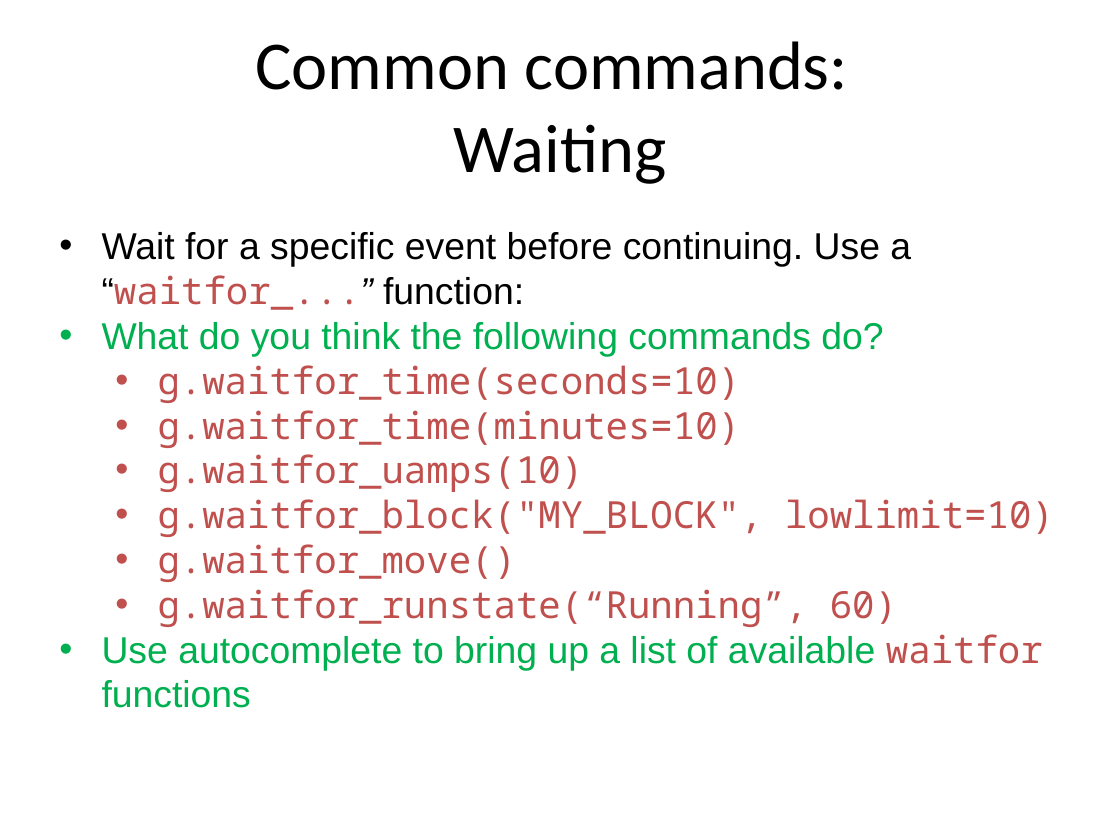
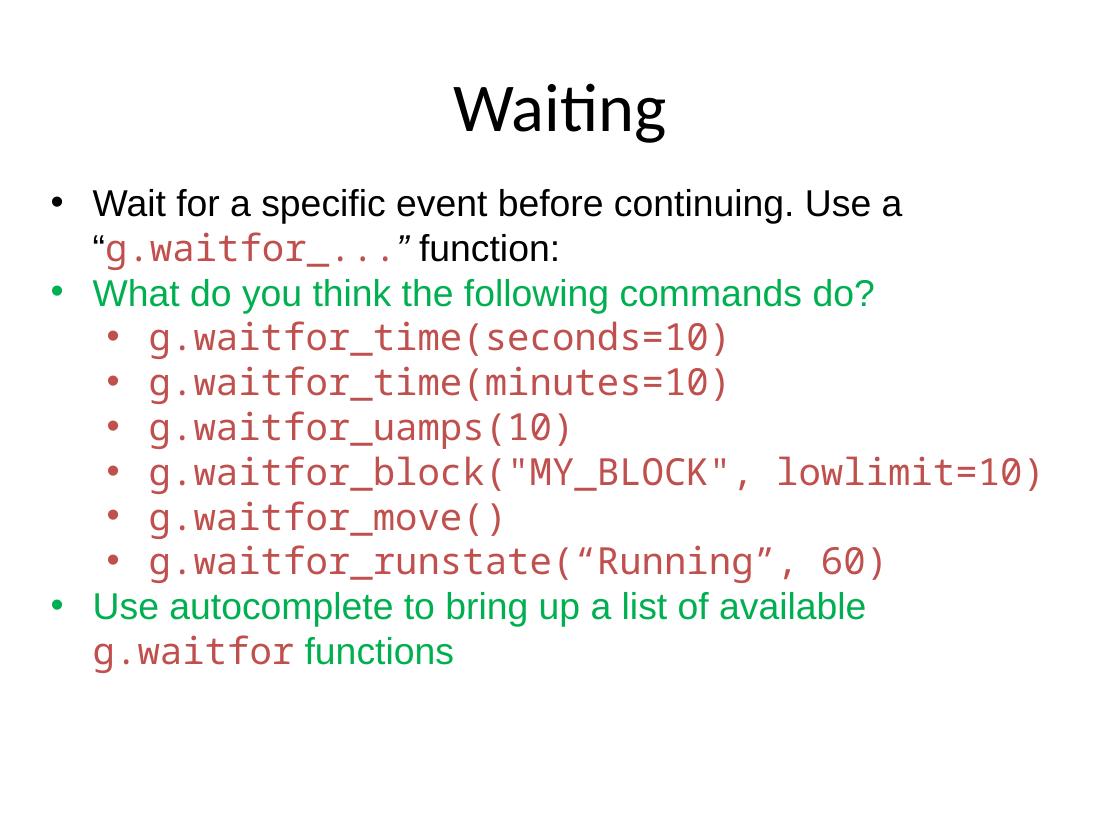
Before and after one commit to ISISComputingGroup/ibex_user_manual, a slide deck: slide 10 of genie_python_and_ibex/genie_python_and_ibex.pptx (slide 9 before the commit). Drawn at 1120x840 pixels with LibreOffice and Linux fonts; fonts in the diff are those of the drawing; background and template pictures are left out. Boxes give left, top, right and bottom in pixels: in the first picture for what was removed or moved away, otherwise in the second. Text is boxed around its words. In the diff, an @@ line names an element or a change of style, - is before the commit and + after.

```diff
--- a/genie_python_and_ibex/genie_python_and_ibex.pptx
+++ b/genie_python_and_ibex/genie_python_and_ibex.pptx
@@ title at <box>453,83,666,143</box>: text changed @@
-Common commands:
-Waiting
+Waiting
@@ text "Wait for a specific event ...": place and size @@
-text "Wait for a specific event ..." at <box>102,232,1054,708</box>
+text "Wait for a specific event ..." at <box>93,189,1045,673</box>
@@ text at <box>93,189,903,268</box>: text changed @@
-• Wait for a specific event before continuing. Use a “waitfor_...” function:
+• Wait for a specific event before continuing. Use a “g.waitfor_...” function:
@@ text at <box>93,592,866,673</box>: text changed @@
-• Use autocomplete to bring up a list of available waitfor functions
+• Use autocomplete to bring up a list of available g.waitfor functions
```
Also in this commit, not shown: 31 other slides changed, 16 slides added, 1 slide removed.
